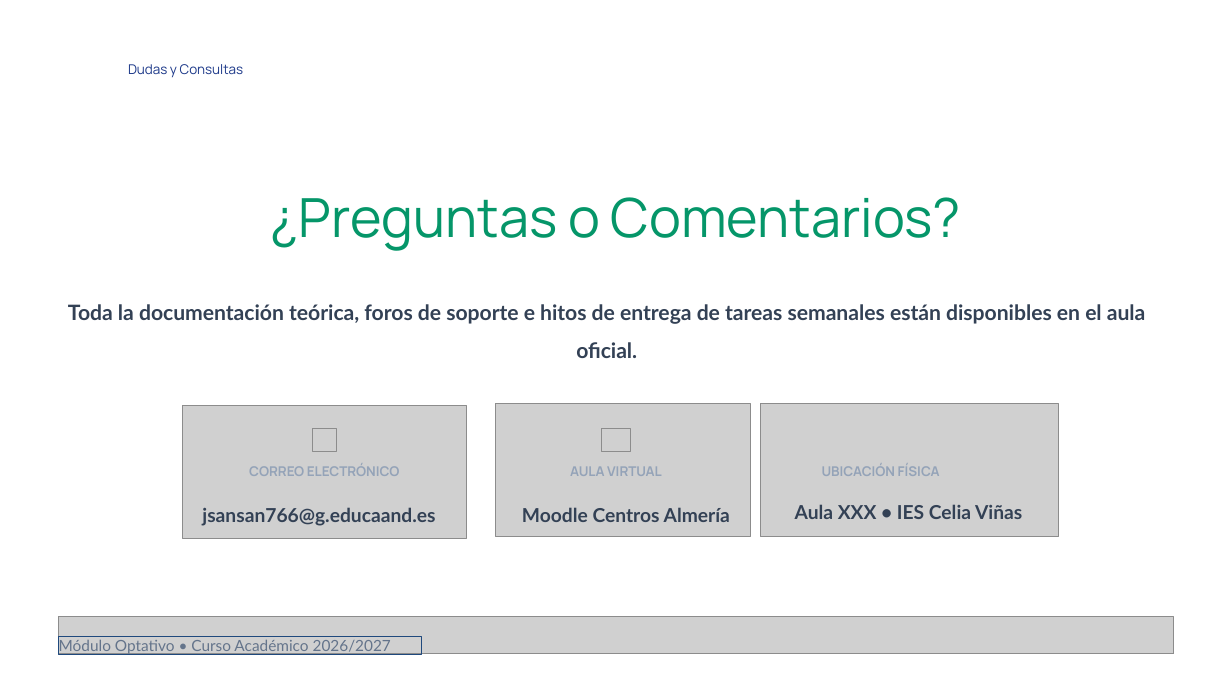
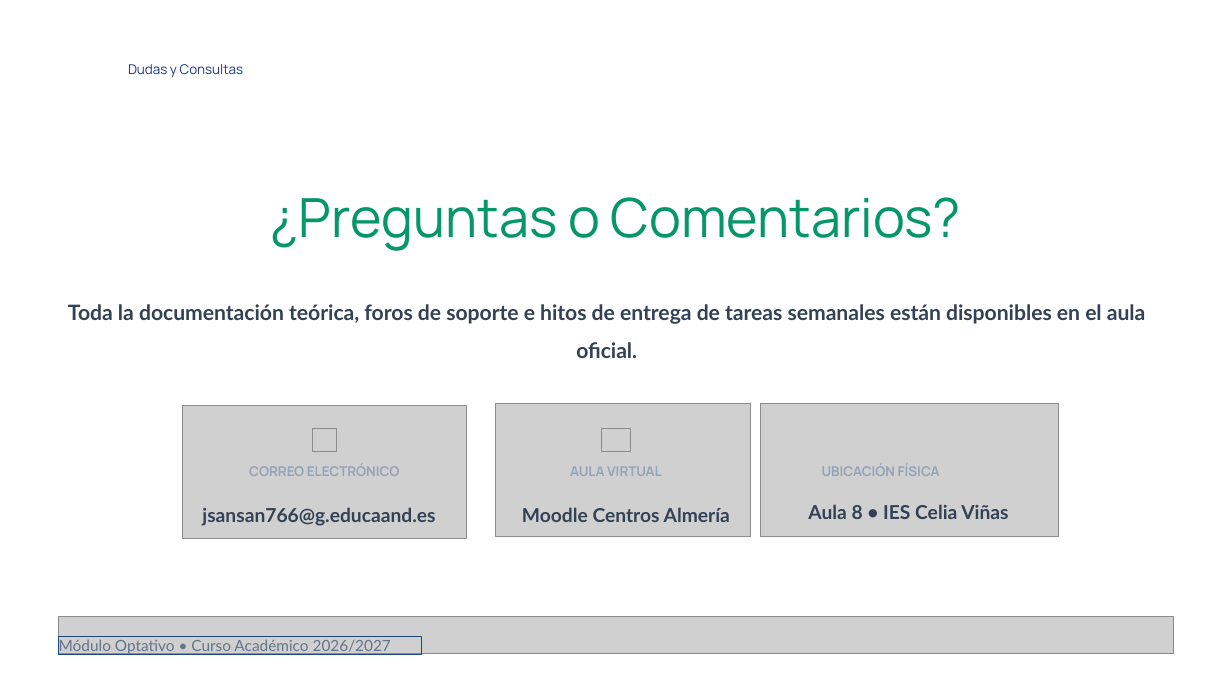
Before and after one commit to juansimonsanchez/html, a slide deck: slide 14 of ogs/OGS_Presentacion.pptx. Drawn at 1232x693 pixels with LibreOffice and Linux fonts; fonts in the diff are those of the drawing; grey boxes stand for pictures; background and template pictures are left out. Boxes give left, top, right and bottom in pixels: in the first picture for what was removed or moved away, otherwise in the second. Text is boxed around its words. In the diff, an @@ line names an element or a change of style, - is before the commit and + after.

```diff
--- a/ogs/OGS_Presentacion.pptx
+++ b/ogs/OGS_Presentacion.pptx
@@ text at (x1=808, y1=504, x2=1008, y2=519): text changed @@
-Aula XXX • IES Celia Viñas
+Aula 8 • IES Celia Viñas
```
Also in this commit, not shown: 2 other slides changed, 1 other file.
